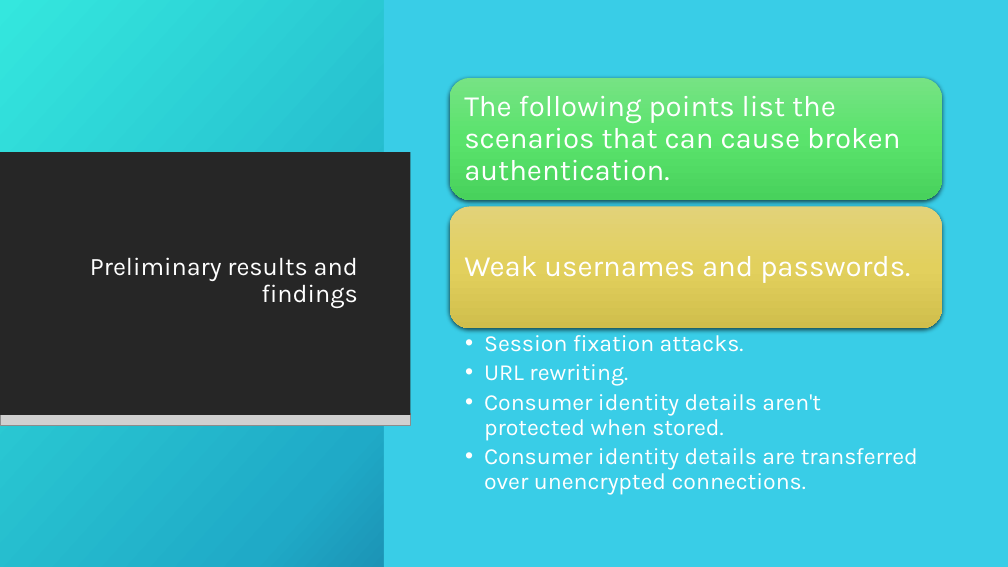
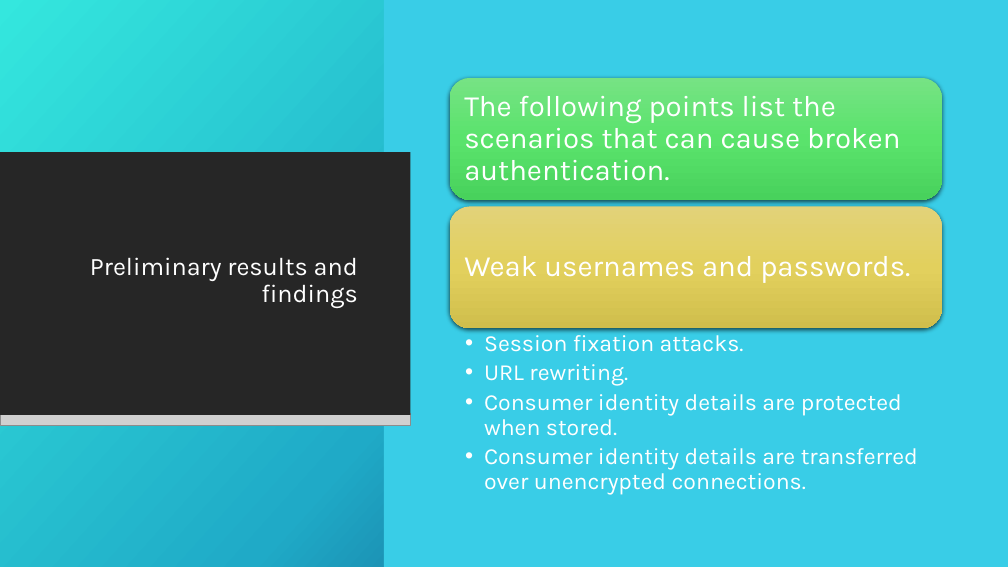
Before and after one commit to fahadahmed450/SWD-ClinicManagementTestingProject, a slide deck: slide 16 of Documentation/Software Dependability SWD Project Presentation.pptx. Drawn at 1008x567 pixels with LibreOffice and Linux fonts; fonts in the diff are those of the drawing; grey boxes stand for pictures; background and template pictures are left out. Boxes give left, top, right and bottom in pixels: in the first picture for what was removed or moved away, otherwise in the second. Text is boxed around its words. In the diff, an @@ line names an element or a change of style, - is before the commit and + after.

Commit message:
one slide presentation

```diff
--- a/Documentation/Software Dependability SWD Project Presentation.pptx
+++ b/Documentation/Software Dependability SWD Project Presentation.pptx
@@ text at [484,330,918,495]: bullet • to •• @@
@@ text at [484,394,902,436]: text changed @@
-  • Consumer identity details aren't protected when stored.
+  •• Consumer identity details are protected when stored.
```
Also in this commit, not shown: 5 other slides changed, 3 other files.
